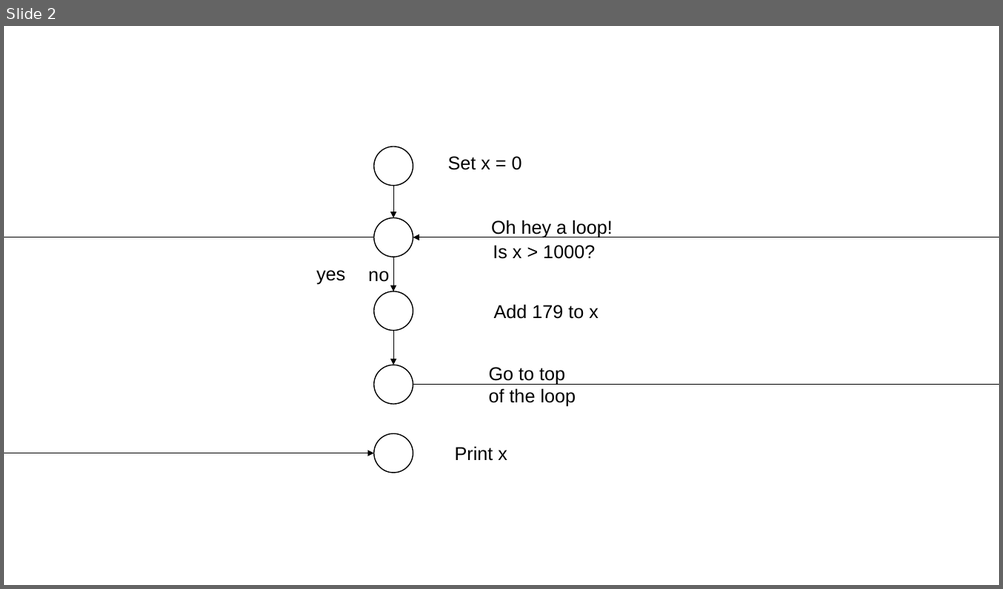
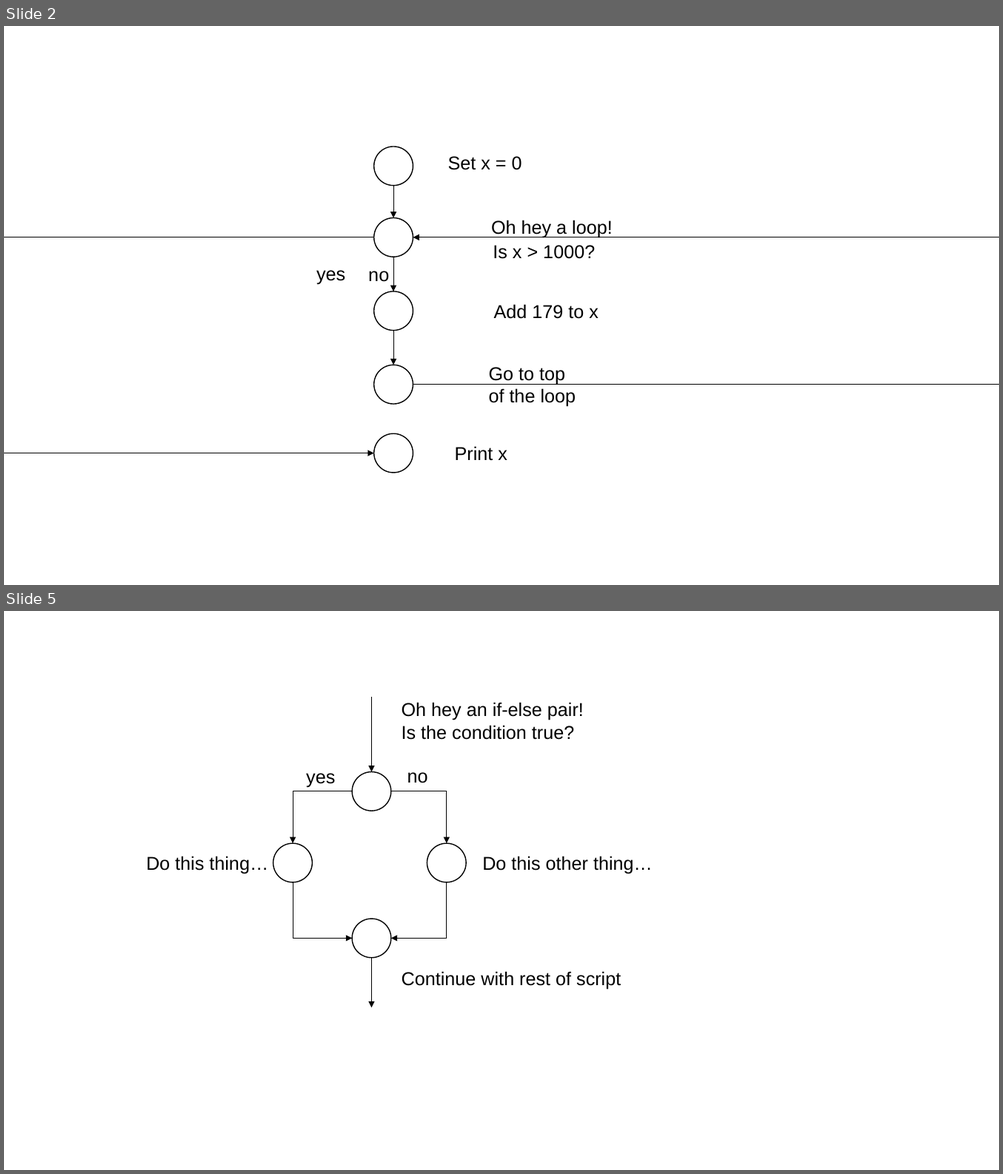
Before and after one commit to djnavarro/psyr, a slide deck: docs/images.pptx. Shown one above the other, each under a label of ours: slide 2 before the commit, slides 2 and 5 after it; the slides between them are not shown. The pictures are 1003x589 and 1003x1174 pixels, drawn with LibreOffice and Linux fonts; fonts in the diff are those of the drawing. Boxes give left, top, right and bottom in pixels: in the first picture for what was removed or moved away, otherwise in the second. Text is boxed around its words. In the diff, an @@ line names an element or a change of style, - is before the commit and + after.

```diff
--- a/docs/images.pptx
+++ b/docs/images.pptx
@@ slide 5 added at [4, 611, 999, 1170], background #FFFFFF @@
@@ arrow added from (372, 697) to (372, 772), #000000 0.5 pt @@
@@ text added at [401, 702, 583, 721], 18 pt, text #000000 @@
+Oh hey an if-else pair!
@@ text added at [401, 725, 574, 740], 18 pt, text #000000 @@
+Is the condition true?
@@ text added at [306, 773, 335, 788], 18 pt, text #000000 @@
+yes
@@ ellipse added at [352, 772, 390, 811], outline #000000 1 pt @@
@@ text added at [407, 772, 428, 783], 18 pt, text #000000 @@
+no
@@ elbow arrow added from (352, 792) to (293, 844), #000000 0.5 pt @@
@@ elbow arrow added from (391, 792) to (447, 844), #000000 0.5 pt @@
@@ ellipse added at [273, 844, 312, 883], outline #000000 1 pt @@
@@ ellipse added at [427, 844, 466, 883], outline #000000 1 pt @@
@@ text added at [146, 856, 268, 874], 18 pt, text #000000 @@
+Do this thing…
@@ text added at [482, 856, 652, 874], 18 pt, text #000000 @@
+Do this other thing…
@@ elbow arrow added from (293, 883) to (352, 939), #000000 0.5 pt @@
@@ elbow arrow added from (447, 883) to (391, 939), #000000 0.5 pt @@
@@ ellipse added at [352, 919, 390, 958], outline #000000 1 pt @@
@@ arrow added from (372, 958) to (372, 1008), #000000 0.5 pt @@
@@ text added at [401, 971, 620, 990], 18 pt, text #000000 @@
+Continue with rest of script
```
Also in this commit, not shown: 1 slide changed, 1 other slide added, 2 other files.
